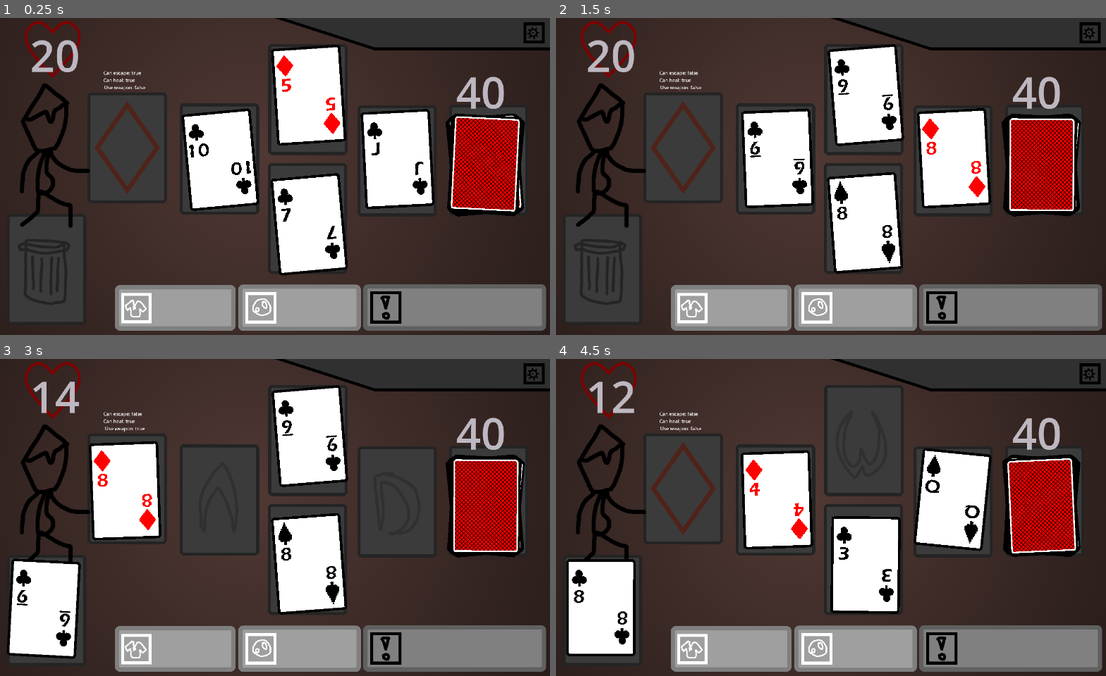
Above: before the commit, frames 1-4 (two rows, left to right).
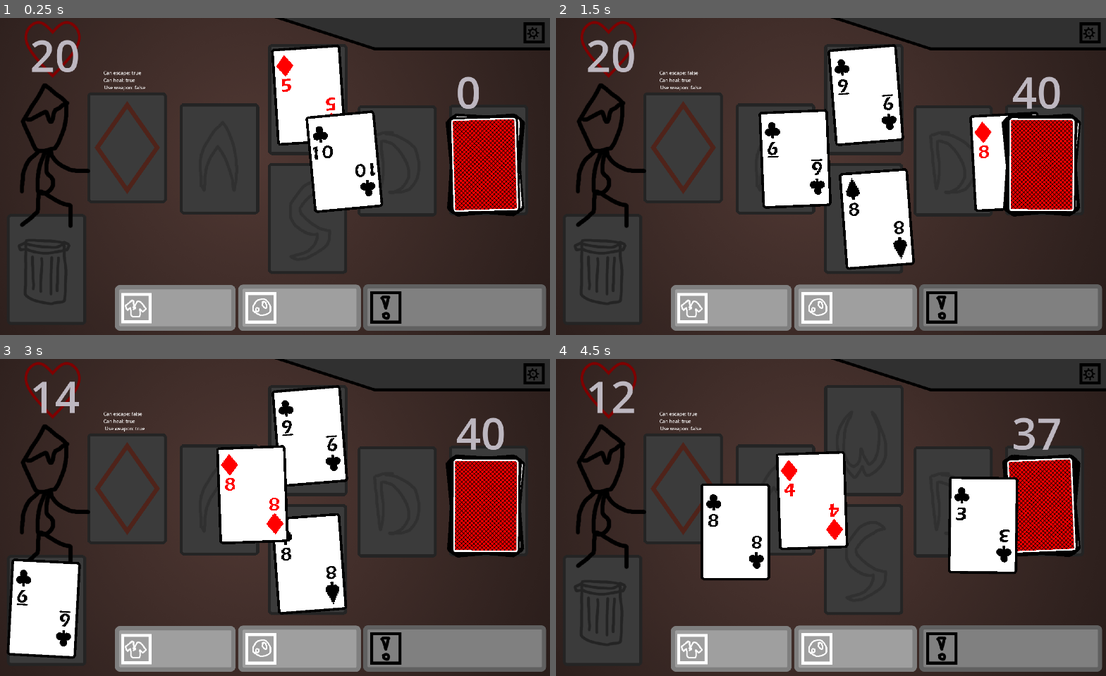
Above: after the commit, the same moments.

Repository: Udozi/Lurjus-Godot
Game: Godot game, scene res://scenes/level.tscn
Two runs of this game, one before a commit and one after it. Both use one fixed random seed, a clock stepped at 60 frames per second and the inputs below.
Inputs (mouse positions are in pixels of both pictures, inside the frame that each line leads up to):
- Up to frame 1 (0.25 s): no input
- Up to frame 2 (1.5 s): tap Enter at 0.5 s; move the mouse to (1040, 163) at 0.52 s; tap Space (flee) at 0.6, 1.35 s; click (1040, 163) at 0.67 s; move the mouse to (1040, 163) at 1.27 s; click (1040, 163) at 1.42 s
- Up to frame 3 (3 s): tap Space (flee) at 2, 2.3 s; move the mouse to (484, 504) at 2.02 s; tap A (play_slot_a) at 2.1 s; click (484, 504) at 2.17 s; tap Enter at 2.75 s; move the mouse to (484, 504) at 2.77 s; tap D (play_slot_d) at 2.85 s; click (484, 504) at 2.92 s
- Up to frame 4 (4.5 s): tap Space (flee) at 3.05, 3.5, 3.8 s; move the mouse to (1040, 504) at 3.52 s; tap S (play_slot_s) at 3.6 s; click (1040, 504) at 3.67 s; tap F2 (new_game) at 4.15 s; move the mouse to (1040, 504) at 4.27 s; tap W (play_slot_w) at 4.35 s; click (1040, 504) at 4.42 s

The runs differ from the first frame. In frame 1, 16% of the frame differs, in the area x 32-96%, y 18-82%; in frame 2, 9.2%; in frame 3, 7.5%; in frame 4, 22%, in the area x 1-95%, y 16-94%.

Commit message:
Added animated tweens for the cards. Game rules are now in README
The cards are moving!

Diff:
--- a/project.godot
+++ b/project.godot
@@ -16,7 +16,7 @@
 
 config/name="Lurjus"
 run/main_scene="res://scenes/level.tscn"
-config/features=PackedStringArray("4.6", "GL Compatibility")
+config/features=PackedStringArray("4.4", "GL Compatibility")
 config/icon="res://icon.svg"
 
 [autoload]
@@ -26,6 +26,7 @@
 CoordinatesList="*res://scripts/coordinates.gd"
 PlayingDeck="*uid://d4hdut6dq1by5"
 Player="*uid://b11cljuftopy6"
+Settings="*uid://di1vlig02oma"
 
 [display]
 
--- /dev/null
+++ b/resources/settings.tres
@@ -0,0 +1,6 @@
+[gd_resource type="Resource" format=3 uid="uid://crldl3cnbche3"]
+
+[ext_resource type="Script" uid="uid://di1vlig02oma" path="res://scripts/autoloads/settings.gd" id="1_7mn18"]
+
+[resource]
+script = ExtResource("1_7mn18")
--- /dev/null
+++ b/scripts/autoloads/settings.gd
@@ -0,0 +1,3 @@
+extends Node
+
+var animation_speed: float = 4.0
--- a/scripts/card.gd
+++ b/scripts/card.gd
@@ -7,6 +7,8 @@
 var card_ui_tscn: PackedScene = preload("uid://dm40migfgra3b")
 var target_position = CoordinatesList.DRAW_PILE_POS
 var card_ui: CardUI = card_ui_tscn.instantiate()
+var skip_animation: bool = true
+var animation_going: bool = false
 
 signal card_played
 signal try_escape
@@ -19,13 +21,26 @@
 func update_position(new_position: Vector2):
 
 	var offsets: Array[float] = [Player.drunkeness * 3, Player.drunkeness * 3, Player.drunkeness / 10]
-	position = new_position
 	rotation = randf_range(-offsets[2], offsets[2])
 
 	var rand_offx = randf_range(-offsets[0], offsets[0])
 	var rand_offy = randf_range(-offsets[1], offsets[1])
 	var rand_offset = Vector2(rand_offx, rand_offy)
-	position += rand_offset
+	var corrected_new_pos = new_position + rand_offset
+
+	if skip_animation:
+		position = corrected_new_pos
+
+	else:
+		disable()
+		animation_going = true
+		var animation_length = 1.0 / Settings.animation_speed
+		var tween: Tween = create_tween()
+		tween.tween_property(self, "position", corrected_new_pos, animation_length)
+		animation_going = false
+		enable()
+
+
 
 	card_ui.position = position
 	card_ui.update_graphics()
@@ -82,8 +97,10 @@
 
 
 func enable():
-	card_ui.card_state_machine.current_state = card_ui.card_state_machine.find_child("PassiveState")
+	if card_ui.card_state_machine:
+		card_ui.card_state_machine.current_state = card_ui.card_state_machine.find_child("PassiveState")
 
 
 func disable():
-	card_ui.card_state_machine.current_state = card_ui.card_state_machine.find_child("SleepingState")
+	if card_ui.card_state_machine:
+		card_ui.card_state_machine.current_state = card_ui.card_state_machine.find_child("SleepingState")
--- a/scripts/card_ui.gd
+++ b/scripts/card_ui.gd
@@ -6,12 +6,12 @@
 @onready var card: Card = get_parent()
 @onready var card_state_machine: CardStateMachine = $CardStateMachine
 
-
 var tween: Tween
 var card_folder : String = "res://resources/art/cards/"
 
 
 func _ready() -> void:
+
 	card_state_machine.init(self)
 	update_graphics()
 
--- a/scripts/gui components/gameover menu/gameover_menu.gd
+++ b/scripts/gui components/gameover menu/gameover_menu.gd
@@ -15,3 +15,8 @@
 func _on_new_game_button_pressed() -> void:
 	get_tree().change_scene_to_file("res://scenes/level.tscn")
 	visible = false
+
+
+func _process(_delta: float) -> void:
+	if Input.is_action_just_pressed("new_game"):
+		_on_new_game_button_pressed()
--- a/scripts/level.gd
+++ b/scripts/level.gd
@@ -2,8 +2,6 @@
 
 @export var events: Events
 @export var room: Room
-
-signal try_escape
 
 
 func _ready():
--- a/scripts/room.gd
+++ b/scripts/room.gd
@@ -17,13 +17,19 @@
 
 
 func advance(draw_pile: DrawPile):
-	if draw_pile:
+	# Draw cards from the draw pile into the room
+
+	if draw_pile and !GameState.game_is_over:
 		for slot in room_slots:
 			if !slot.card and len(draw_pile.cards) > 0:
 				slot.card = draw_pile.cards.pop_back()
 				slot.card.card_data.send_to(GameState.Location.ROOM)
+				slot.card.skip_animation = false
 				slot.card.update_position(slot_coordinates[slot])
 				slot.card.enable()
+
+				var wait_time: float = 1.0 / (Settings.animation_speed * 2)
+				await get_tree().create_timer(wait_time).timeout
 
 				if slot.card and not slot.card.card_played.is_connected(_on_card_played):
 					slot.card.card_played.connect(_on_card_played)
@@ -49,11 +55,6 @@
 
 			draw_pile.cards.pop_at(draw_pile.cards.find(card))
 			draw_pile.cards.append(card)
-
-			#print("Removed card: " + removed_card.card_data.suit + str(removed_card.card_data.value))
-			#print("Added card: " + card.card_data.suit + str(card.card_data.value))
-
-
 
 
 func count_cards():
@@ -107,7 +108,7 @@
 		var draw_pile: DrawPile = get_parent().get_child(7) # TODO: fix this magic number
 
 		var cards_and_enemies_left: Array[int] = count_cards()
-		var cards_left: int = cards_and_enemies_left[0]
+		var _cards_left: int = cards_and_enemies_left[0]
 		var enemies_left: int = cards_and_enemies_left[1]
 
 		if count_cards()[0] < 2:
@@ -124,14 +125,19 @@
 
 	for slot in room_slots:
 
+
 		var card = slot.card
-		card.disable()
-		returning_cards.append(card)
-		card.card_data.send_to(GameState.Location.DRAW_PILE)
-		card.update_position(card.card_data.check_new_coordinates())
+		if card:
+			card.disable()
+			returning_cards.append(card)
+			card.card_data.send_to(GameState.Location.DRAW_PILE)
+			card.update_position(card.card_data.check_new_coordinates())
+			card.z_index = 0
 
-		card.z_index = 0
 		slot.card = null
+
+		var wait_time: float = 1.0 / (Settings.animation_speed * 2)
+		await get_tree().create_timer(wait_time).timeout
 
 	returning_cards.shuffle()
 
Not shown, added: scripts/autoloads/settings.gd.uid
Not shown, changed: README.md
Not shown, changed: export/Lurjus.pck
